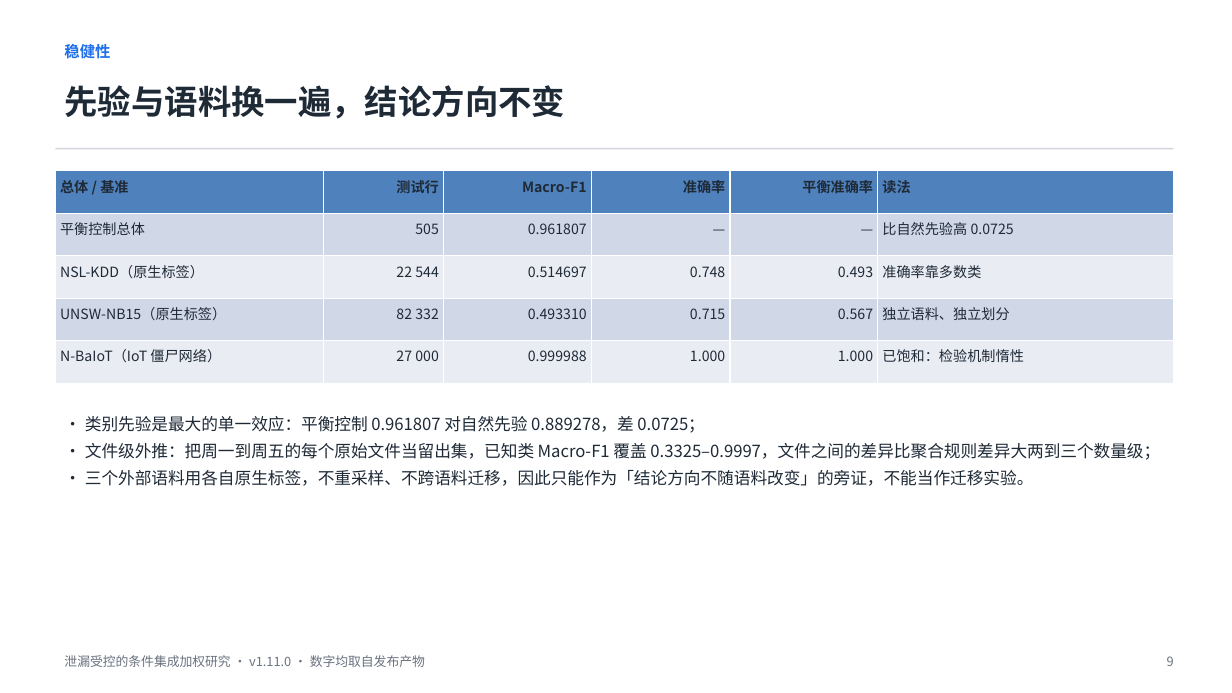
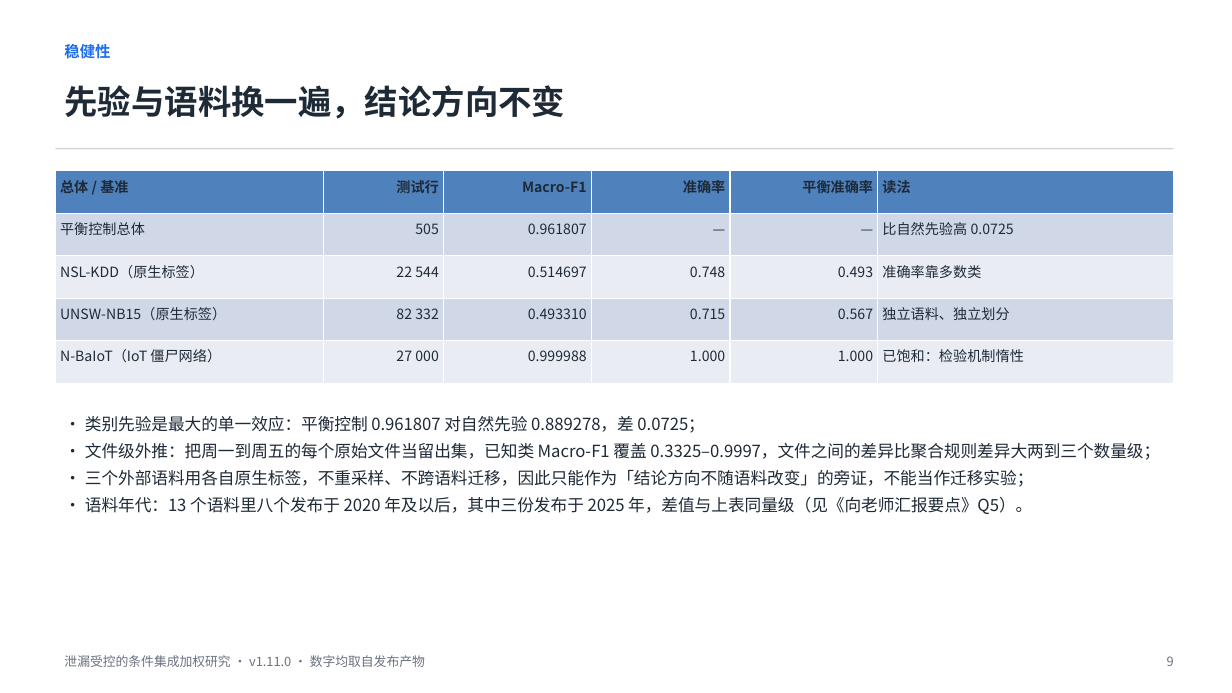
Before and after one commit to linran-muxue/leakage-controlled-nids-study, a slide deck: slide 9 of 重构版论文_v4_20260915/汇报用_论文介绍.pptx. Drawn at 1232x693 pixels with LibreOffice and Linux fonts; fonts in the diff are those of the drawing. Boxes give left, top, right and bottom in pixels: in the first picture for what was removed or moved away, otherwise in the second. Text is boxed around its words. In the diff, an @@ line names an element or a change of style, - is before the commit and + after.

```diff
--- a/重构版论文_v4_20260915/汇报用_论文介绍.pptx
+++ b/重构版论文_v4_20260915/汇报用_论文介绍.pptx
@@ text at (x1=85, y1=470, x2=1034, y2=514): text changed @@
-· 三个外部语料用各自原生标签，不重采样、不跨语料迁移，因此只能作为「结论方向不随语料改变」的旁证，不能当作迁移实验。
+· 三个外部语料用各自原生标签，不重采样、不跨语料迁移，因此只能作为「结论方向不随语料改变」的旁证，不能当作迁移实验；
+· 语料年代：13 个语料里八个发布于 2020 年及以后，其中三份发布于 2025 年，差值与上表同量级（见《向老师汇报要点》Q5）。
```
Also in this commit, not shown: 2 other slides changed, 37 other files.
